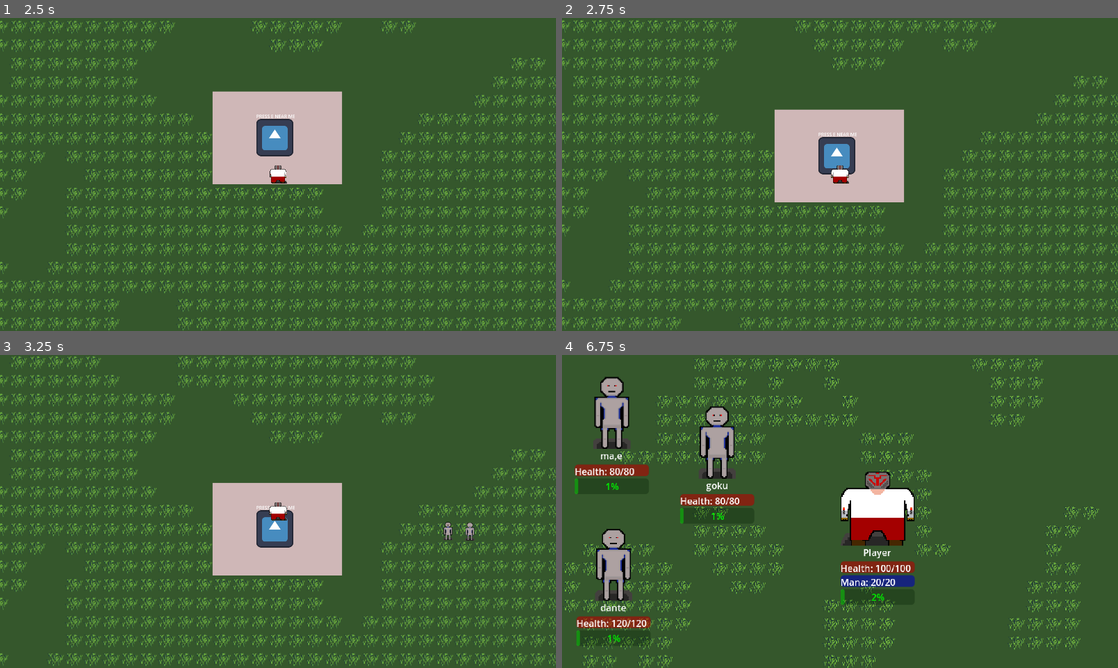
Above: before the commit, frames 1-4 (two rows, left to right).
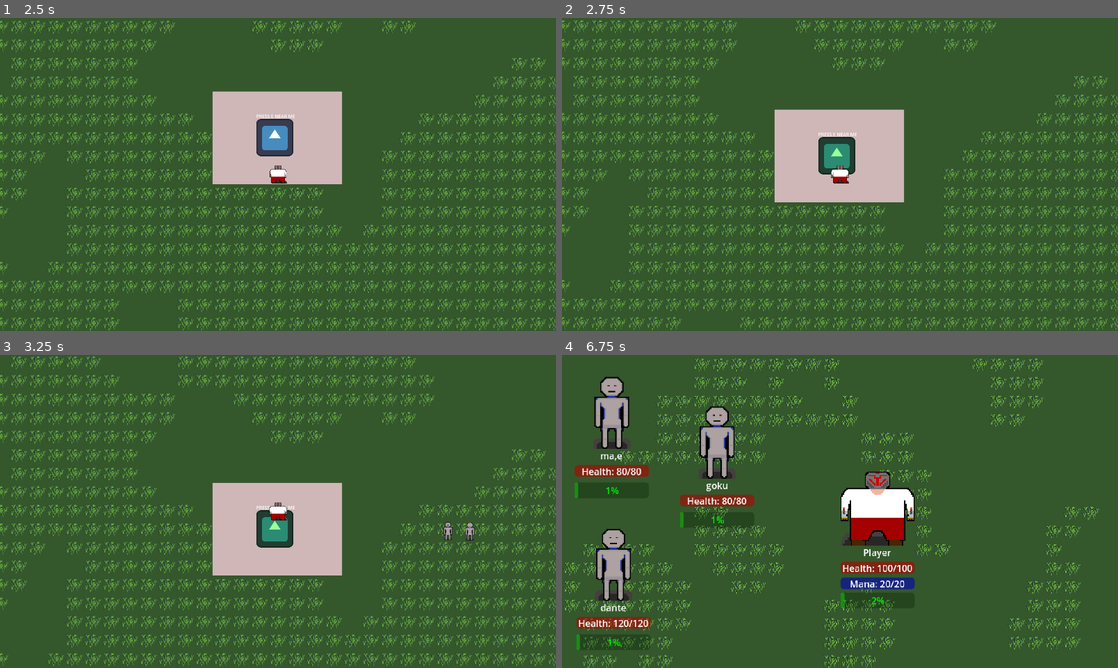
Above: after the commit, the same moments.

Repository: OwenFrakes/PBP.OJJ_RPG
Game: Godot game, scene res://Scenes/titleScreen.tscn
The game is run twice, just before and just after one commit, with the same random seed, the same clock (stepped at 60 frames per second) and the same inputs. The engine's default icon, where the game draws it, is replaced by a stand-in: a white triangle on a blue panel in a dark square.
Inputs (mouse positions are in pixels of both pictures, inside the frame that each line leads up to):
- Up to frame 1 (2.5 s): click "Start Game" at 0.5 s; click "Select" at 1.25 s; tap E (Interact) at 2, 2.1 s; move the mouse to (250, 237) at 2.02 s; hold W (Up) from 2.03 s (still down)
- Up to frame 2 (2.75 s): keep holding W (Up)
- Up to frame 3 (3.25 s): keep holding W (Up); tap E (Interact) at 2.75, 2.85 s; move the mouse to (444, 558) at 2.77 s
- Up to frame 4 (6.75 s): tap E (Interact) at 3.5, 3.6, 4.25, 4.35, 5, 5.1, 5.75, 5.85, 6.6 s; move the mouse to (673, 464) at 3.52 s; release W (Up) at 3.53 s; hold A (Left) 3.53-5.03 s; move the mouse to (867, 511) at 4.27 s; move the mouse to (756, 433) at 5.02 s; hold S (Down) 5.03-5.78 s; move the mouse to (962, 495) at 5.77 s; hold D (Right) 5.78-6.53 s; move the mouse to (728, 527) at 6.52 s; hold W (Up) from 6.53 s (still down)

Frame 1 is identical in both runs. In frame 2, 0.6% of the frame differs, in the area x 46-53%, y 38-50%; in frame 3, 0.6%; in frame 4, 1.9%, in the area x 2-64%, y 34-95%.

Commit message:
Better EntityInfo + Interactable Highlights

Diff:
--- a/pbp.ojj_rpg/Scenes/world.tscn
+++ b/pbp.ojj_rpg/Scenes/world.tscn
@@ -330,33 +330,8 @@
 texture = ExtResource("4_ikl6f")
 
 [node name="BackgroundMusic" type="AudioStreamPlayer" parent="."]
+process_mode = 3
 script = ExtResource("15_hd86r")
-
-[node name="VBoxContainer" type="VBoxContainer" parent="."]
-offset_left = -419.0
-offset_top = 11.0
-offset_right = -379.0
-offset_bottom = 51.0
-
-[node name="ProgressBar" type="ProgressBar" parent="VBoxContainer"]
-custom_minimum_size = Vector2(100, 30)
-layout_mode = 2
-show_percentage = false
-
-[node name="Label" type="Label" parent="VBoxContainer/ProgressBar"]
-layout_mode = 1
-anchors_preset = 8
-anchor_left = 0.5
-anchor_top = 0.5
-anchor_right = 0.5
-anchor_bottom = 0.5
-offset_left = -25.0
-offset_top = -11.5
-offset_right = 25.0
-offset_bottom = 11.5
-grow_horizontal = 2
-grow_vertical = 2
-text = "Words"
 
 [connection signal="pressed" from="Player/PauseMenu/ResumeBtn" to="Player/PauseMenu" method="resumeGame"]
 [connection signal="pressed" from="Player/PauseMenu/MainMenuBtn" to="Player/PauseMenu" method="mainMenu"]
--- a/pbp.ojj_rpg/Scripts/Interactables/enemy_spawner.gd
+++ b/pbp.ojj_rpg/Scripts/Interactables/enemy_spawner.gd
@@ -2,6 +2,8 @@
 extends "res://Scripts/interactable.gd"
 
 var enemy_to_spawn = preload("res://Scenes/Enemies/enemy1.tscn")
+var highlighted = false
+@onready var sprite = $Sprite2D
 
 #Overridden Function
 func interact():
@@ -9,3 +11,11 @@
 	var enemy_instance = enemy_to_spawn.instantiate()
 	enemy_instance.position = position + Vector2(800, 0)
 	get_tree().root.add_child(enemy_instance)
+
+func highlight(boolean : bool):
+	if(boolean):
+		highlighted = true
+		sprite.self_modulate = Color(0.6,1,0.6)
+	else:
+		highlighted = false
+		sprite.self_modulate = Color(1,1,1)
--- a/pbp.ojj_rpg/Scripts/entity_info.gd
+++ b/pbp.ojj_rpg/Scripts/entity_info.gd
@@ -12,9 +12,13 @@
 #Entity Name
 var name_label_node = Label.new()
 
+#Health
+var health_center_container = CenterContainer.new()
 var health_bar_node = ProgressBar.new()
 var health_label_node = Label.new()
 
+#Mana
+var mana_center_container = CenterContainer.new()
 var mana_bar_node = ProgressBar.new()
 var mana_label_node = Label.new()
 
@@ -48,14 +52,15 @@
 	#Health
 	health_bar_node.self_modulate = Color(1,0,0)
 	health_bar_node.show_percentage = false
-	health_bar_node.custom_minimum_size = Vector2(sprite_x_size,20)
+	health_bar_node.custom_minimum_size = Vector2(sprite_x_size * 2,20)
 	health_label_node.self_modulate = Color(1,1,1)
+	health_label_node.position = Vector2(health_bar_node.size.x/2, health_bar_node.size.y/2)
 	#health_label_node.set_anchor()
 
 	#Mana
 	mana_bar_node.self_modulate = Color(0,0,1)
 	mana_bar_node.show_percentage = false
-	mana_bar_node.custom_minimum_size = Vector2(sprite_x_size,20)
+	mana_bar_node.custom_minimum_size = Vector2(sprite_x_size * 2,20)
 	mana_label_node.self_modulate = Color(1,1,1)
 
 	#Action
@@ -65,11 +70,13 @@
 	#Name
 	vertical_container.add_child(name_label_node)
 	#Health
-	vertical_container.add_child(health_bar_node)
-	health_bar_node.add_child(health_label_node)
+	vertical_container.add_child(health_center_container)
+	health_center_container.add_child(health_bar_node)
+	health_center_container.add_child(health_label_node)
 	#Mana
-	vertical_container.add_child(mana_bar_node)
-	mana_bar_node.add_child(mana_label_node)
+	vertical_container.add_child(mana_center_container)
+	mana_center_container.add_child(mana_bar_node)
+	mana_center_container.add_child(mana_label_node)
 	#Action
 	vertical_container.add_child(action_bar_node)
 
--- a/pbp.ojj_rpg/Scripts/player_body.gd
+++ b/pbp.ojj_rpg/Scripts/player_body.gd
@@ -82,6 +82,7 @@
 		velocity = Vector2(0,0)
 
 	#Check to see if there are any nearby interactables.
+	checkForHighlights()
 	if(Input.is_action_just_pressed("Interact")):
 		checkForInteract()
 
@@ -120,6 +121,32 @@
 					player_animated_sprite.frame = 8
 
 ## Interaction #####################################################################################
+var dehighlights = []
+func checkForHighlights():
+	var bodies = interaction_area.get_overlapping_bodies()
+
+	for body in bodies:
+		if(body is Interactable):
+			body.highlight(true)
+
+	#Check each body for a potential de-highlight.
+	for old_body in dehighlights:
+		#Guardian variable for next for statement.
+		var still_here = false
+
+		#Iterate each body currently in the player's reach
+		for current_body in bodies:
+			#If a potenial dehighlight matches a body in the player's reach,
+			#change the guardian variable, and break the loop for efficiency.
+			if(old_body == current_body):
+				still_here = true
+				break
+
+		#If the body matches no current bodies, dehighlight it.
+		if(!still_here):
+			old_body.highlight(false)
+
+	dehighlights = bodies
 
 func checkForInteract():
 	var bodies = interaction_area.get_overlapping_bodies()
